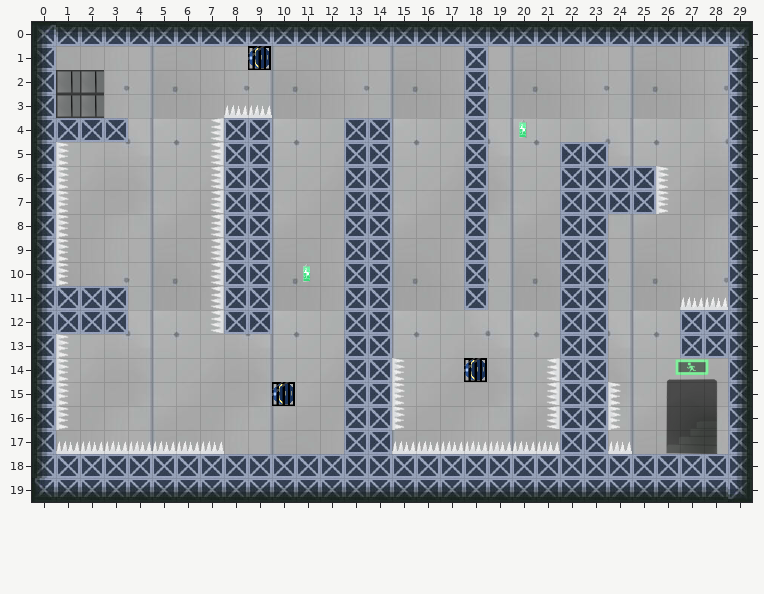
Two versions of a level (Tiled map, Release.win32/Resources/Map/Level8.tmx). Above: the version before the commit.
Cells are 32x32 px. Shown: x 0..29, y 0..19.
Now the later version:
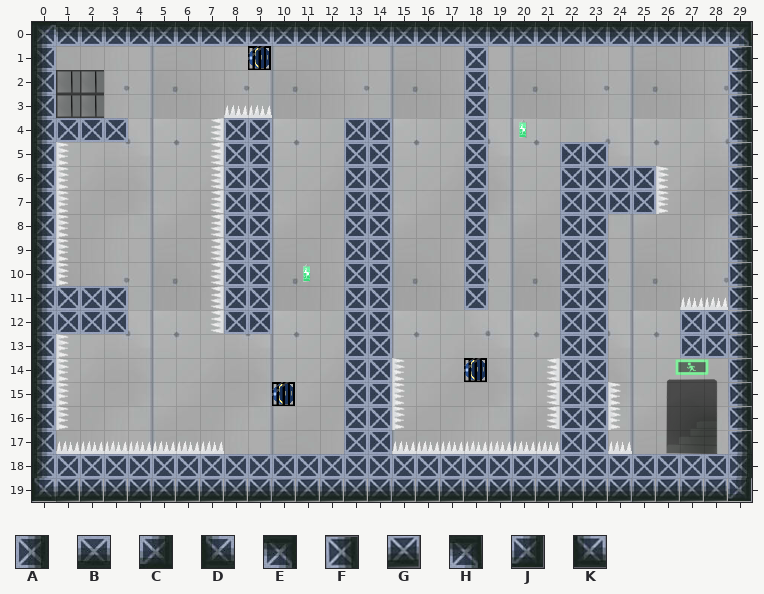
Key: from "地图素材": A 165 turned 180, B 165 turned 270, C 167 turned 180, D 167 turned 270, E 167 turned 90, F 169, G 171, H 202, J 204, K 206.
_ is an empty cell.
Tiles replaced or removed in this view: A, B, C, D, E.
Changes in this commit:
Changed rows in their new state; . is an unchanged cell.
Layer "Platform":
first column x 0:
 0 .............................H
 1 .............................F
 2 .............................F
 3 .............................F
 4 .............................F
 5 .............................F
 6 .............................F
 7 .............................F
 8 .............................F
 9 .............................F
10 .............................F
11 .............................F
12 .............................F
13 .............................F
14 .............................F
15 .............................F
16 .............................F
17 .............................F
19 KGGGGGGGGGGGGGGGGGGGGGGGGGGGGJ
